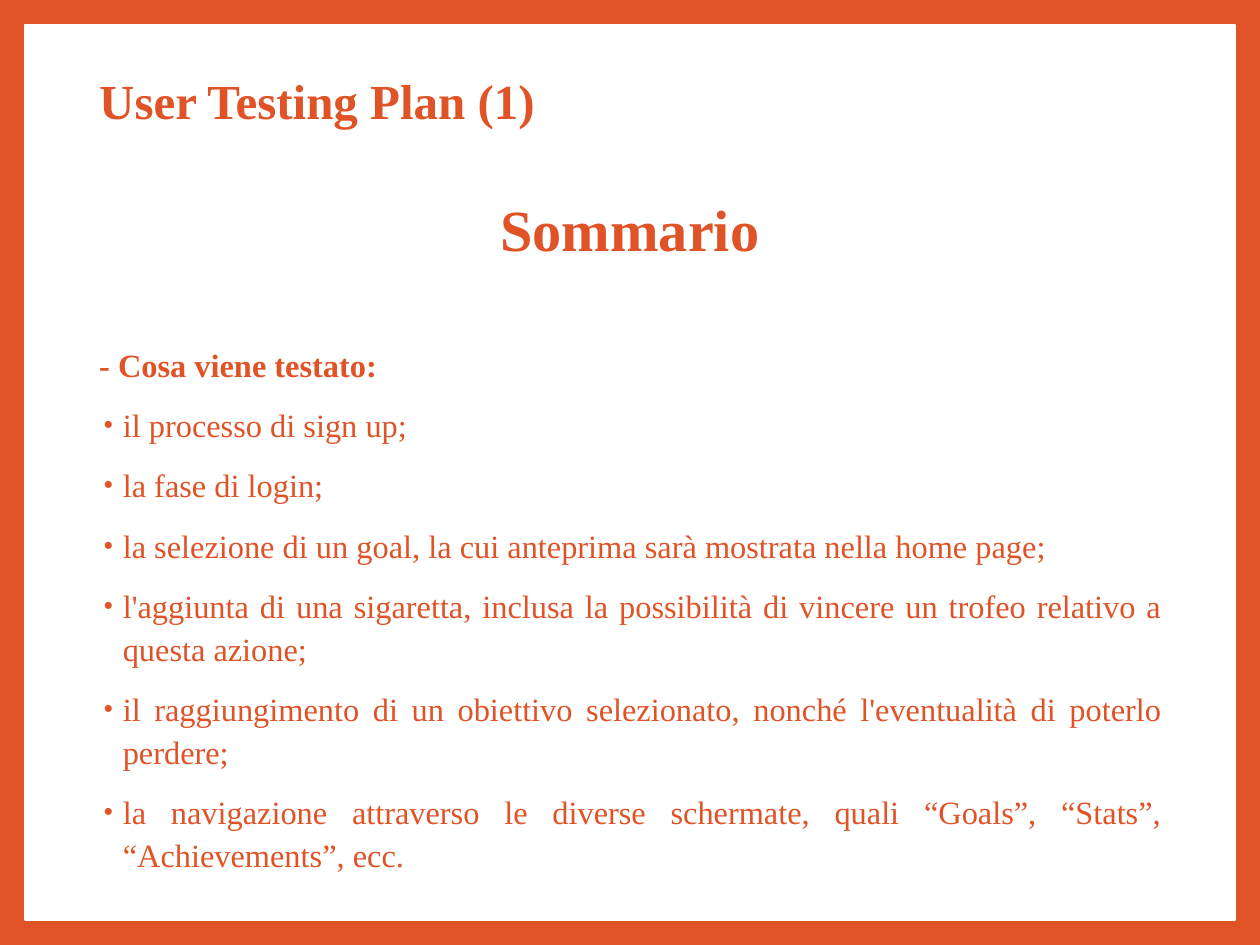
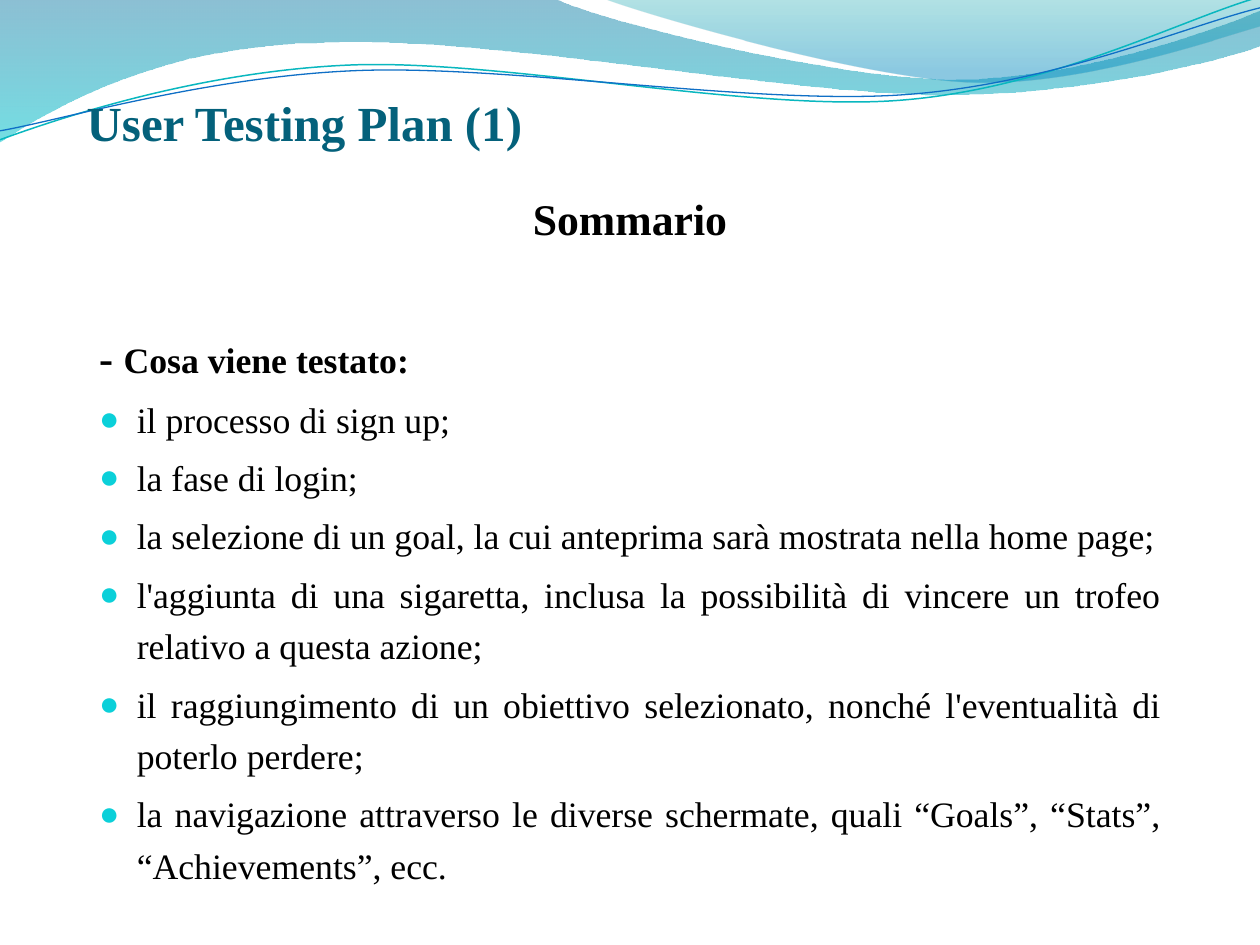
Before and after one commit to giusmastro91/Cognitive-systems, a slide deck: slide 6 of Prova_6/Leone_Mastrosimone_PresentazioneProgetto.pptx. Drawn at 1260x945 pixels with LibreOffice and Linux fonts; fonts in the diff are those of the drawing; background and template pictures are left out. Boxes give left, top, right and bottom in pixels: in the first picture for what was removed or moved away, otherwise in the second. Text is boxed around its words. In the diff, an @@ line names an element or a change of style, - is before the commit and + after.

```diff
--- a/Prova_6/Leone_Mastrosimone_PresentazioneProgetto.pptx
+++ b/Prova_6/Leone_Mastrosimone_PresentazioneProgetto.pptx
@@ background #DF5327 to picture (left out) @@
@@ freeform shape added at [0, 0, 1260, 142], fill gradient #0074A1 to #00C6CF @@
@@ freeform shape added at [0, 0, 1260, 147], outline #0AB8BF 0.85 pt @@
@@ freeform shape added at [0, 8, 1260, 141], outline #0F6FC6 0.75 pt @@
@@ rectangle removed at [25, 25, 1235, 920] @@
@@ freeform shape added at [604, 0, 1260, 87], fill gradient #00A1A9 to #008BBF @@
@@ title "User Testing Plan (1)" at [87, 103, 522, 151]: text colour #DF5327 to #04617B; line spacing 0.9 to 1; vertical alignment middle to bottom @@
@@ text "Sommario" at [124, 204, 1160, 885]: size 33.3 to 25 pt in "Sommario"; text colour #DF5327 to #000000, size 18.5 to 20.4 pt; size 18.5 to 24.1 pt in "-"; line spacing 1.1 to 1.2; less space between paragraphs; bullet • to ●; bullet colour #DF5327 to #0BD0D9 @@
```
Also in this commit, not shown: 38 other slides changed.
